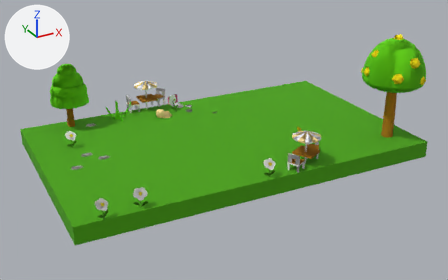
Before and after pictures for a commit that changed the glTF model app/src/main/assets/models/stage/sweet_terrace.glb.
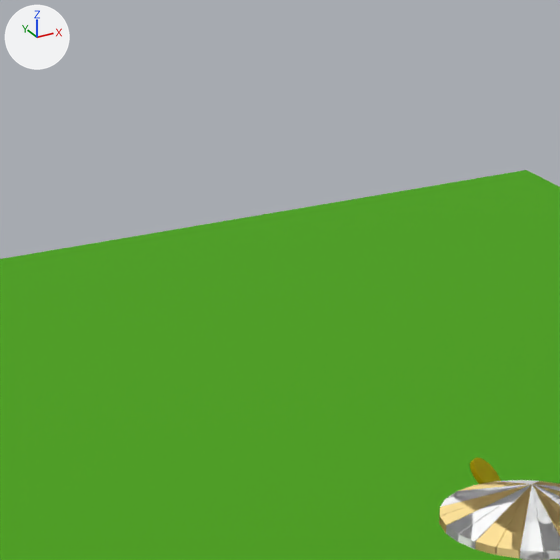
The first picture shows the older version from a 50 mm camera at (-31.4, -45.3, 30.0) aimed at (-0.5, 10.8, 2.0). The close-ups show both versions on the part from 49% to 70% of the width and 19% to 51% of the height of that picture; other places that the commit changed are outside them. Every picture has the same lights, and +X, +Y and +Z are marked at upper left. Where no turn or scale is listed for an object, it has been applied to the vertices.

The scene before the commit, as lines of its bpy script (objects in view):
```python
me_mesh_62_001 = bpy.data.meshes.new('Mesh_62.001')
me_mesh_62_001.from_pydata([(-0.5, -0.5, -0.5), (0.5, -0.5, -0.5), (0.0, 0.0, 0.5), (-0.5, 0.5, -0.5), (0.5, 0.5, -0.5)], [], [(0, 1, 2), (3, 0, 2), (4, 3, 2), (1, 4, 2), (0, 4, 1), (4, 0, 3)])
me_mesh_62_001.materials.append(mat_material_7_006)  # white #ffffff
me_mesh_68 = bpy.data.meshes.new('Mesh_68')
me_mesh_68.from_pydata(...)  # 8 vertices, 12 faces; spans x -20.5..20.5, y -12.9..12.9, z -0.9..0.9
me_mesh_68.materials.append(mat_material_26)  # green #49a300
me_mesh_94_001 = bpy.data.meshes.new('Mesh_94.001')
me_mesh_94_001.from_pydata(...)  # 68 vertices, 128 faces; spans x -0.5..0.5, y -0.5..0.5, z -0.5..0.5
me_mesh_94_001.materials.append(mat_material_22_001)  # yellow #ffed00
ob_box_296 = bpy.data.objects.new('box.296', me_mesh_68)
ob_box_296.location = (-0.14, 12.66, 0.84)
ob_cylinder_003 = bpy.data.objects.new('cylinder.003', me_mesh_94_001)
ob_cylinder_003.parent = ob_81eff1ac_1e81_4c86_8758_b1bf7ab87a14_005
ob_cylinder_003.location = (3.331, 3.485, -2.71)
ob_cylinder_003.rotation_euler = (0.0, 0.0, 0.262)  # degrees (0, 0, 15)
ob_cylinder_003.scale = (2.0, 2.0, 0.25)
ob_pyramid4_046 = bpy.data.objects.new('pyramid4.046', me_mesh_62_001)
ob_pyramid4_046.parent = ob_433a0272_b8fc_4182_9766_3d82e14b8d6c_011
ob_pyramid4_046.location = (0.0, 0.0, 0.0)
ob_pyramid4_046.scale = (2.0, 16.0, 3.0)
# also in view: 'pyramid4.017' at (4.3, 1.9, 5.1)
```
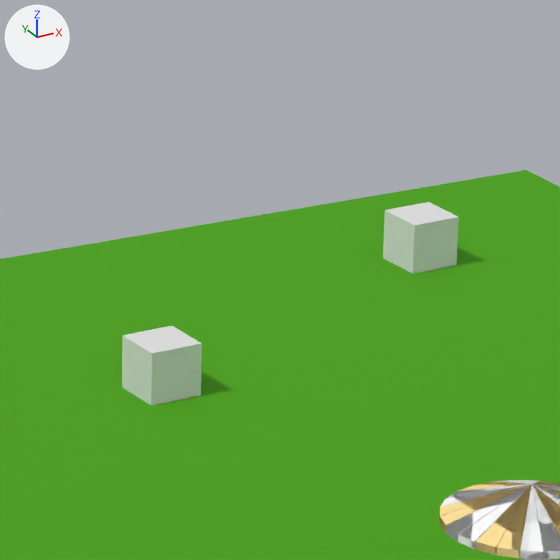
Pixel boxes [x1, y1, x2, y2] of what changed, in the close-ups (560 x 560 px):
'立方体.004', added: after [122, 326, 202, 405]
'立方体', added: after [383, 202, 459, 274]
'cylinder.003', deleted (yellow): before [470, 457, 501, 484]

Edits to the bpy script that builds the scene:
```text
Add me_立方体_004:
    me_立方体_004.from_pydata(...)  # a box spanning x -0.572..0.572, y -0.572..0.572, z -0.572..0.572
Remove ob_cylinder_003:
    ob_cylinder_003 = bpy.data.objects.new('cylinder.003', me_mesh_94_001)
    ob_cylinder_003.parent = ob_81eff1ac_1e81_4c86_8758_b1bf7ab87a14_005
    ob_cylinder_003.location = (3.331, 3.485, -2.71)
    ob_cylinder_003.rotation_euler = (0.0, 0.0, 0.262)  # degrees (0, 0, 15)
    ob_cylinder_003.scale = (2.0, 2.0, 0.25)
Add ob_立方体_004:
    ob_立方体_004 = bpy.data.objects.new('立方体.004', me_立方体_004)
    ob_立方体_004.location = (5.74, 16.22, 2.3)
Add ob_立方体:
    ob_立方体 = bpy.data.objects.new('立方体', me_立方体_004.copy())
    ob_立方体.location = (14.6, 20.12, 2.3)
```
